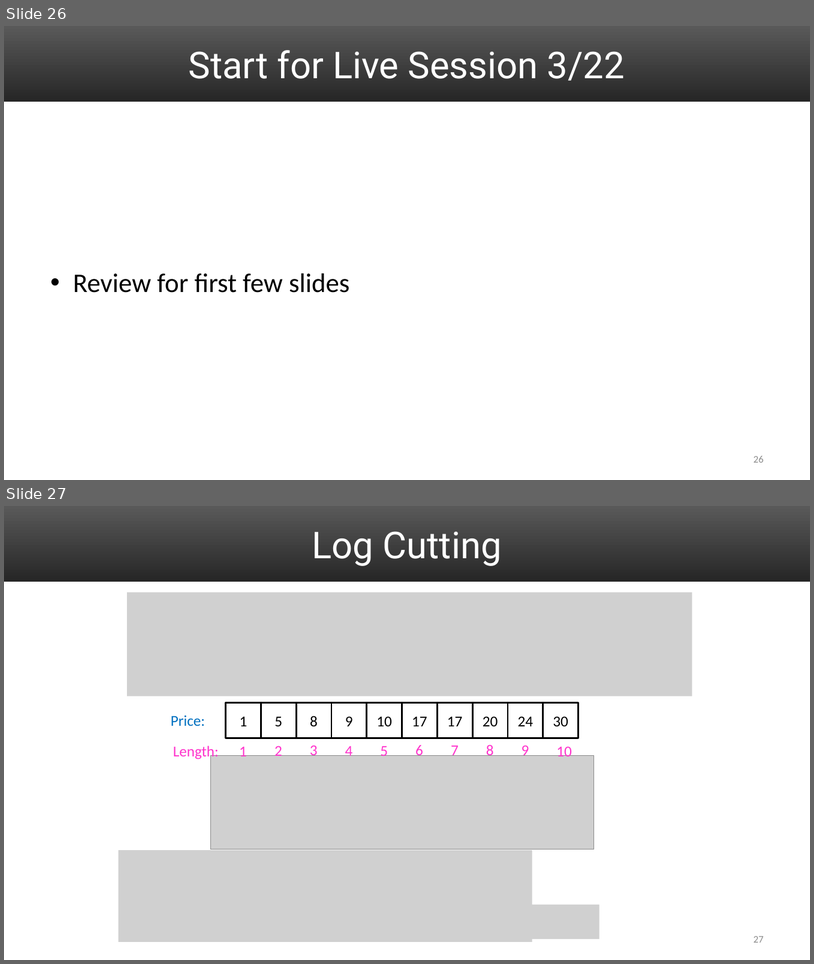
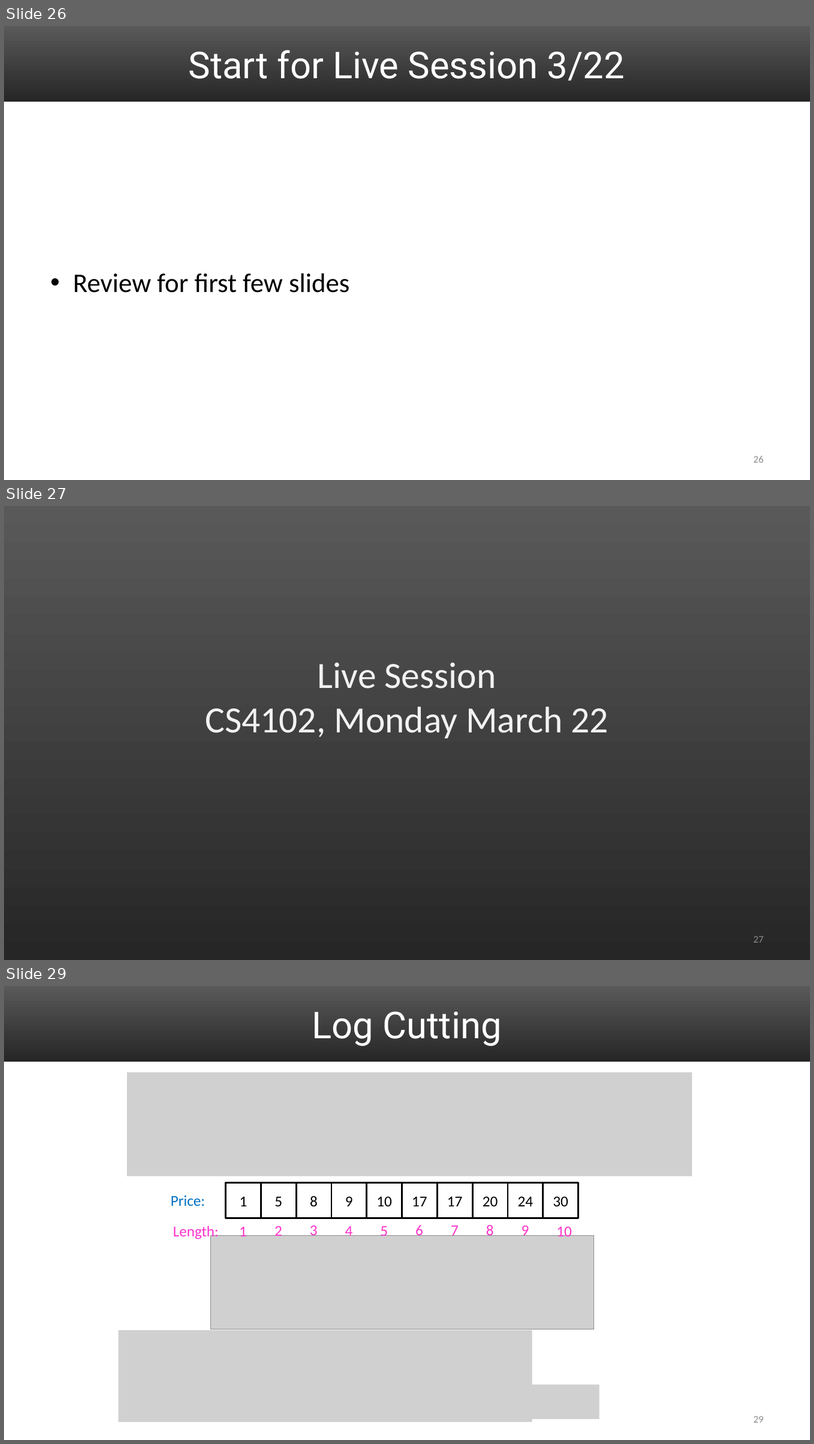
Before and after one commit to uva-cs/cs4102-f21, a slide deck: slides/DP_greedy_intro_part1_live.pptx. Shown one above the other, each under a label of ours: slides 26 and 27 before the commit, slides 26, 27 and 29 after it; the slides between them are not shown. The pictures are 814x964 and 814x1444 pixels, drawn with LibreOffice and Linux fonts; fonts in the diff are those of the drawing; grey boxes stand for pictures. Boxes give left, top, right and bottom in pixels: in the first picture for what was removed or moved away, otherwise in the second. Text is boxed around its words. In the diff, an @@ line names an element or a change of style, - is before the commit and + after.

Commit message:
slides for live session 3/22 but now with messages of the day

```diff
--- a/slides/DP_greedy_intro_part1_live.pptx
+++ b/slides/DP_greedy_intro_part1_live.pptx
@@ slide 27 added at box(4, 506, 810, 960), background #FFFFFF @@
@@ rectangle added at box(4, 506, 810, 960), fill gradient #595959 to #262626 @@
@@ title added at box(205, 662, 608, 738), 44 pt, text #F2F2F2 @@
+Live Session
+CS4102, Monday March 22
@@ page number added at box(754, 936, 764, 942), 12 pt, text #8C8C8C @@
+27
@@ what was slide 27 is now slide 29 @@
@@ page number at box(754, 1416, 764, 1422): text changed @@
-27
+29
```
Also in this commit, not shown: 1 slide changed, 1 other slide added.
